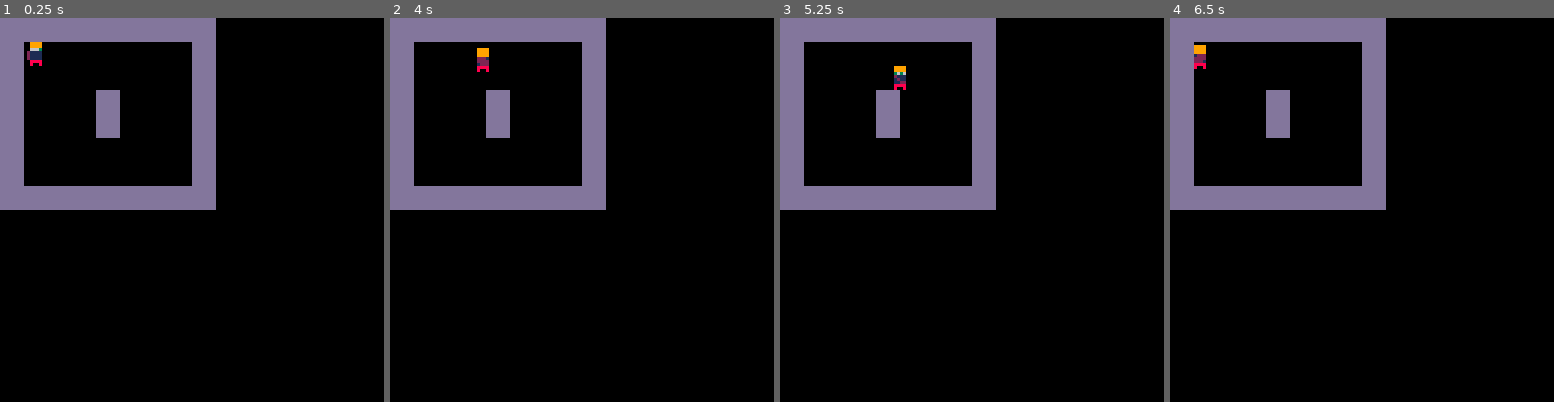
Above: before the commit, frames 1-4 (left to right).
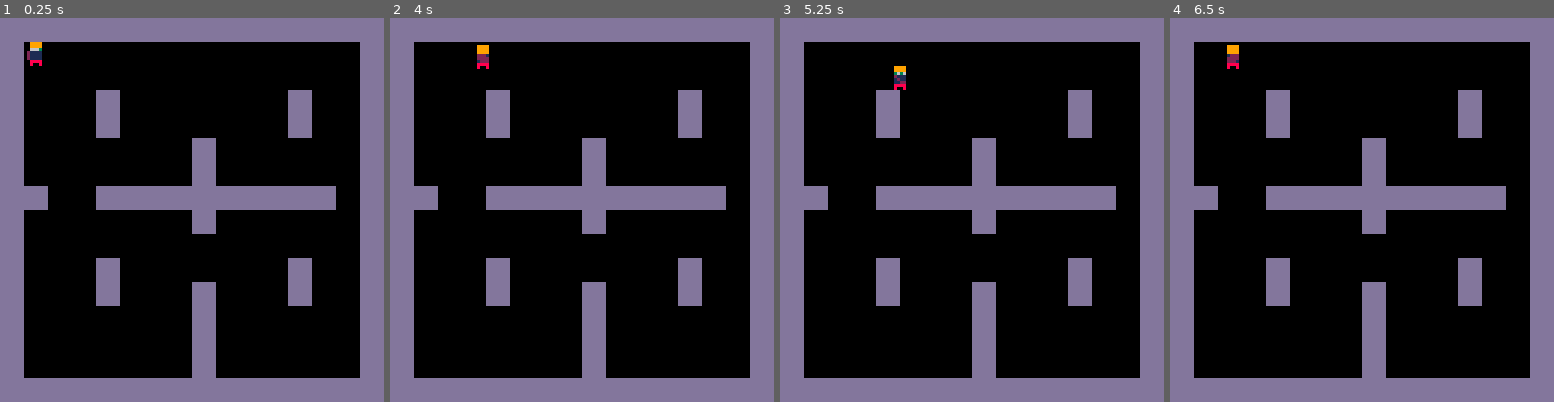
Above: after the commit, the same moments.

Repository: johnniehard/pico-8-carts
Game: PICO-8 cartridge decooked/movement.p8
Same seed, same stepped clock (60 frames per second), same inputs: the game is played once before the commit and once after it.
Inputs:
- Up to frame 1 (0.25 s): no input
- Up to frame 2 (4 s): tap O (Z key) at 0.33, 0.7, 1.43, 2.22, 3.1, 3.98 s; hold Left 1.97-2.37 s; hold Down 2.42-2.82 s; hold Right 2.87-3.53 s; hold Up from 3.58 s (still down)
- Up to frame 3 (5.25 s): release Up at 4.08 s; hold Right 4.13-4.53 s; hold Down 4.58-5.08 s; tap O (Z key) at 4.87 s; hold Left from 5.13 s (still down)
- Up to frame 4 (6.5 s): tap O (Z key) at 5.75 s; release Left at 5.8 s; hold Up 5.85-6.18 s; hold Left from 6.23 s (still down)

The runs differ from the first frame. In frame 1, 26% of the frame differs, in the area x 0-100%, y 0-100%; in frame 2, 26%; in frame 3, 26%; in frame 4, 26%.

Commit message:
limit dash interval

Diff:
--- a/decooked/movement.p8
+++ b/decooked/movement.p8
@@ -98,21 +98,23 @@
  local p=mover(spx(1)+4, spx(1)+4, {2,3,4})
  // items
  p.is={}
- // dash power
+ // dash power, dashtime
  p.dp=20
+ p.dt=0
  p.extupdate = function(_)
+    if(_.dt>0) then _.dt-=1 end
     // walk
     if(btn(0)) then _.push(_,-0.2, 0) end
     if(btn(1)) then _.push(_,0.2, 0) end
     if(btn(2)) then _.push(_,0, -0.2) end
     if(btn(3)) then _.push(_,0, 0.2) end
     // dash
-    if(btnp(4)) then _.push(_,_.a.x*_.dp,_.a.y*_.dp) end
+    if(_.dt==0 and btnp(4)) then _.push(_,_.a.x*_.dp,_.a.y*_.dp) _.dt=30 end
  end
  return p
 end
 
-// Helper functions
+// helper functions
 // pixels to sprite unit
 function pxs(px)
     return (px-px%8)/8
@@ -157,11 +159,19 @@
 0001000000000000000000000000000000000000000000000000000000000000000000000000000000000000000000000000000000000000000000000000000000000000000000000000000000000000000000000000000000000000000000000000000000000000000000000000000000000000000000000000000000000000
 0000000000000000000000000000000000000000000000000000000000000000000000000000000000000000000000000000000000000000000000000000000000000000000000000000000000000000000000000000000000000000000000000000000000000000000000000000000000000000000000000000000000000000
 __map__
-0101010101010101010000000000000000000000000000000000000000000000000000000000000000000000000000000000000000000000000000000000000000000000000000000000000000000000000000000000000000000000000000000000000000000000000000000000000000000000000000000000000000000000
-0100000000000000010000000000000000000000000000000000000000000000000000000000000000000000000000000000000000000000000000000000000000000000000000000000000000000000000000000000000000000000000000000000000000000000000000000000000000000000000000000000000000000000
-0100000000000000010000000000000000000000000000000000000000000000000000000000000000000000000000000000000000000000000000000000000000000000000000000000000000000000000000000000000000000000000000000000000000000000000000000000000000000000000000000000000000000000
-0100000001000000010000000000000000000000000000000000000000000000000000000000000000000000000000000000000000000000000000000000000000000000000000000000000000000000000000000000000000000000000000000000000000000000000000000000000000000000000000000000000000000000
-0100000001000000010000000000000000000000000000000000000000000000000000000000000000000000000000000000000000000000000000000000000000000000000000000000000000000000000000000000000000000000000000000000000000000000000000000000000000000000000000000000000000000000
-0100000000000000010000000000000000000000000000000000000000000000000000000000000000000000000000000000000000000000000000000000000000000000000000000000000000000000000000000000000000000000000000000000000000000000000000000000000000000000000000000000000000000000
-0100000000000000010000000000000000000000000000000000000000000000000000000000000000000000000000000000000000000000000000000000000000000000000000000000000000000000000000000000000000000000000000000000000000000000000000000000000000000000000000000000000000000000
-0101010101010101010000000000000000000000000000000000000000000000000000000000000000000000000000000000000000000000000000000000000000000000000000000000000000000000000000000000000000000000000000000000000000000000000000000000000000000000000000000000000000000000
+0101010101010101010101010101010100000000000000000000000000000000000000000000000000000000000000000000000000000000000000000000000000000000000000000000000000000000000000000000000000000000000000000000000000000000000000000000000000000000000000000000000000000000
+0100000000000000000000000000000100000000000000000000000000000000000000000000000000000000000000000000000000000000000000000000000000000000000000000000000000000000000000000000000000000000000000000000000000000000000000000000000000000000000000000000000000000000
+0100000000000000000000000000000100000000000000000000000000000000000000000000000000000000000000000000000000000000000000000000000000000000000000000000000000000000000000000000000000000000000000000000000000000000000000000000000000000000000000000000000000000000
+0100000001000000000000000100000100000000000000000000000000000000000000000000000000000000000000000000000000000000000000000000000000000000000000000000000000000000000000000000000000000000000000000000000000000000000000000000000000000000000000000000000000000000
+0100000001000000000000000100000100000000000000000000000000000000000000000000000000000000000000000000000000000000000000000000000000000000000000000000000000000000000000000000000000000000000000000000000000000000000000000000000000000000000000000000000000000000
+0100000000000000010000000000000100000000000000000000000000000000000000000000000000000000000000000000000000000000000000000000000000000000000000000000000000000000000000000000000000000000000000000000000000000000000000000000000000000000000000000000000000000000
+0100000000000000010000000000000100000000000000000000000000000000000000000000000000000000000000000000000000000000000000000000000000000000000000000000000000000000000000000000000000000000000000000000000000000000000000000000000000000000000000000000000000000000
+0101000001010101010101010101000100000000000000000000000000000000000000000000000000000000000000000000000000000000000000000000000000000000000000000000000000000000000000000000000000000000000000000000000000000000000000000000000000000000000000000000000000000000
+0100000000000000010000000000000100000000000000000000000000000000000000000000000000000000000000000000000000000000000000000000000000000000000000000000000000000000000000000000000000000000000000000000000000000000000000000000000000000000000000000000000000000000
+0100000000000000000000000000000100000000000000000000000000000000000000000000000000000000000000000000000000000000000000000000000000000000000000000000000000000000000000000000000000000000000000000000000000000000000000000000000000000000000000000000000000000000
+0100000001000000000000000100000100000000000000000000000000000000000000000000000000000000000000000000000000000000000000000000000000000000000000000000000000000000000000000000000000000000000000000000000000000000000000000000000000000000000000000000000000000000
+0100000001000000010000000100000100000000000000000000000000000000000000000000000000000000000000000000000000000000000000000000000000000000000000000000000000000000000000000000000000000000000000000000000000000000000000000000000000000000000000000000000000000000
+0100000000000000010000000000000100000000000000000000000000000000000000000000000000000000000000000000000000000000000000000000000000000000000000000000000000000000000000000000000000000000000000000000000000000000000000000000000000000000000000000000000000000000
+0100000000000000010000000000000100000000000000000000000000000000000000000000000000000000000000000000000000000000000000000000000000000000000000000000000000000000000000000000000000000000000000000000000000000000000000000000000000000000000000000000000000000000
+0100000000000000010000000000000100000000000000000000000000000000000000000000000000000000000000000000000000000000000000000000000000000000000000000000000000000000000000000000000000000000000000000000000000000000000000000000000000000000000000000000000000000000
+0101010101010101010101010101010100000000000000000000000000000000000000000000000000000000000000000000000000000000000000000000000000000000000000000000000000000000000000000000000000000000000000000000000000000000000000000000000000000000000000000000000000000000
